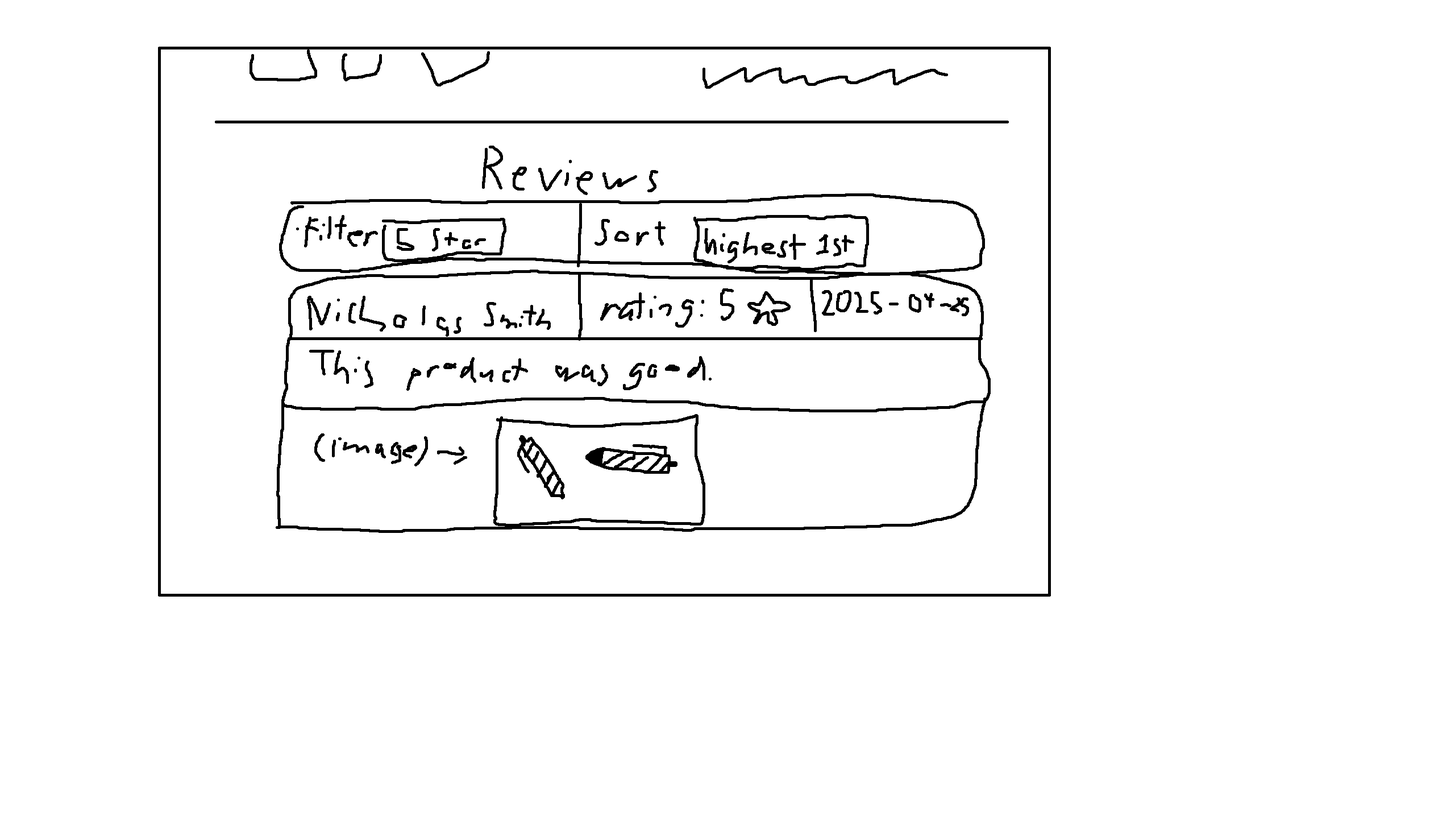
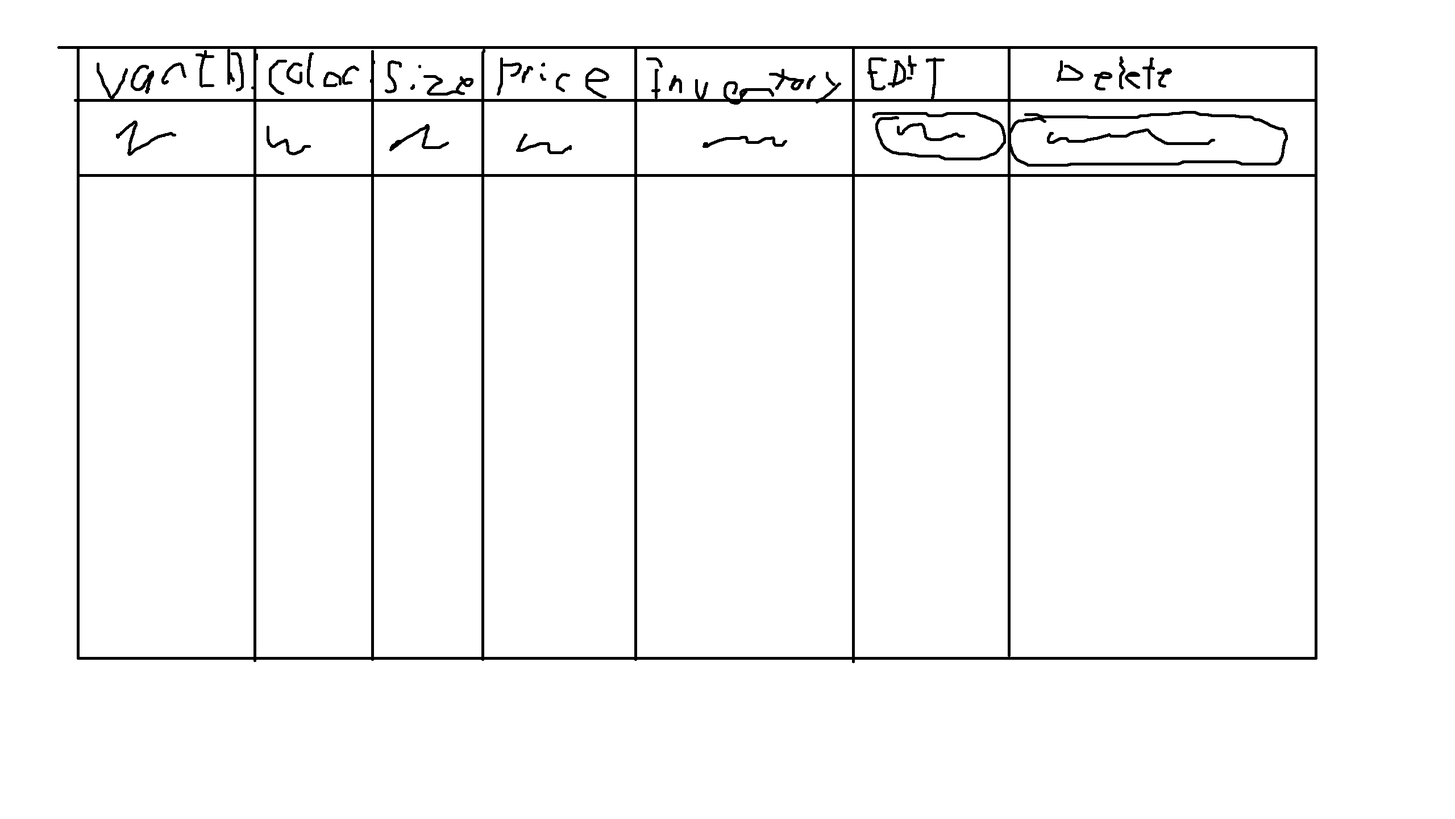
The second 1455x819 image is a revision of the first. Changes to its layers:
renamed "Background" to "Reviews", hid it over <box>57,46,1318,663</box>
added layer "Variants edit/delete 2" above "Variants Edit/Delete" over <box>57,46,1318,663</box>
added group "Variants Edit/Delete" with 3 layers over <box>57,46,1318,663</box>
added layer "Variants edit/delete #2" in group "Variants Edit/Delete" over <box>561,46,1318,398</box>
added layer "Variants edit/delete #1" in group "Variants Edit/Delete" over <box>115,50,948,404</box>
added layer "Variants edit/delete" in group "Variants Edit/Delete" over <box>57,46,1318,663</box>
